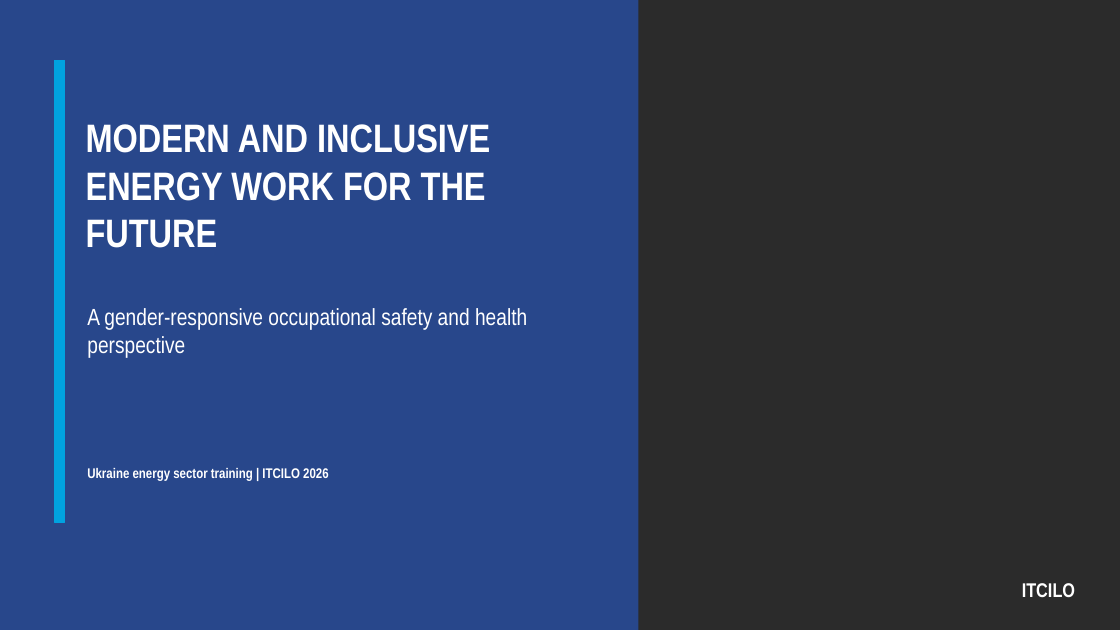
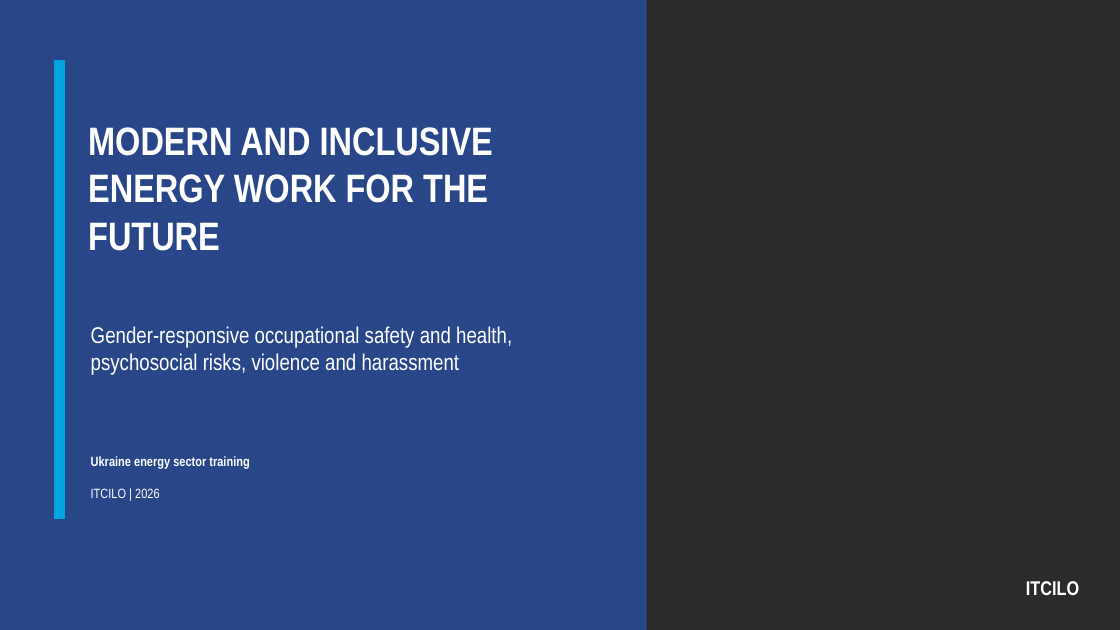
Before and after one commit to olena-vazhynska/impact_assessment_2026, a slide deck: slide 1 of deck-build/Modern_and_Inclusive_Energy_Work_for_the_Future_REVISED.pptx. Drawn at 1120x630 pixels with LibreOffice and Linux fonts; fonts in the diff are those of the drawing; background and template pictures are left out; a plain dark background stands for a picture behind light text. Boxes give left, top, right and bottom in pixels: in the first picture for what was removed or moved away, otherwise in the second. Text is boxed around its words. In the diff, an @@ line names an element or a change of style, - is before the commit and + after.

```diff
--- a/deck-build/Modern_and_Inclusive_Energy_Work_for_the_Future_REVISED.pptx
+++ b/deck-build/Modern_and_Inclusive_Energy_Work_for_the_Future_REVISED.pptx
@@ rectangle: place and size @@
-rectangle at [0, 0, 639, 630]
+rectangle at [0, 0, 647, 630]
@@ rectangle at [0, 0, 647, 630]: fill #284B96 at 90% opacity to #284B96 at 87% opacity @@
@@ rectangle: place and size @@
-rectangle at [55, 60, 65, 523]
+rectangle at [55, 60, 65, 518]
@@ text at [91, 326, 512, 375]: text changed; size 20 to 19.5 pt @@
-A gender-responsive occupational safety and health perspective
+Gender-responsive occupational safety and health, psychosocial risks, violence and harassment
@@ text at [91, 456, 249, 469]: text changed; size 12 to 11.5 pt @@
-Ukraine energy sector training | ITCILO 2026
+Ukraine energy sector training
@@ text added at [91, 488, 160, 498], 11.5 pt, text #FFFFFF @@
+ITCILO | 2026
@@ text "ITCILO": place and size @@
-text "ITCILO" at [1022, 583, 1075, 597]
+text "ITCILO" at [1026, 581, 1079, 595]
```
Also in this commit, not shown: 7 other slides changed, 16 slides added, 16 slides removed.
